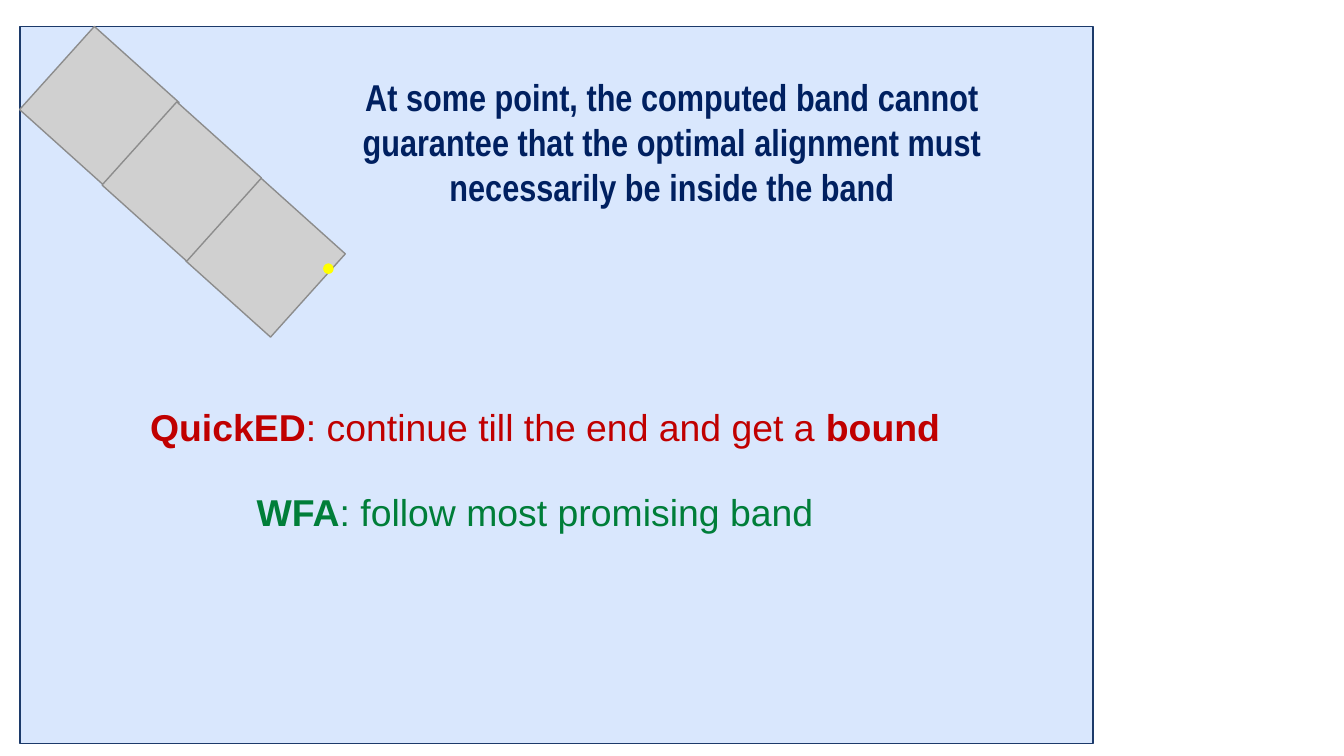
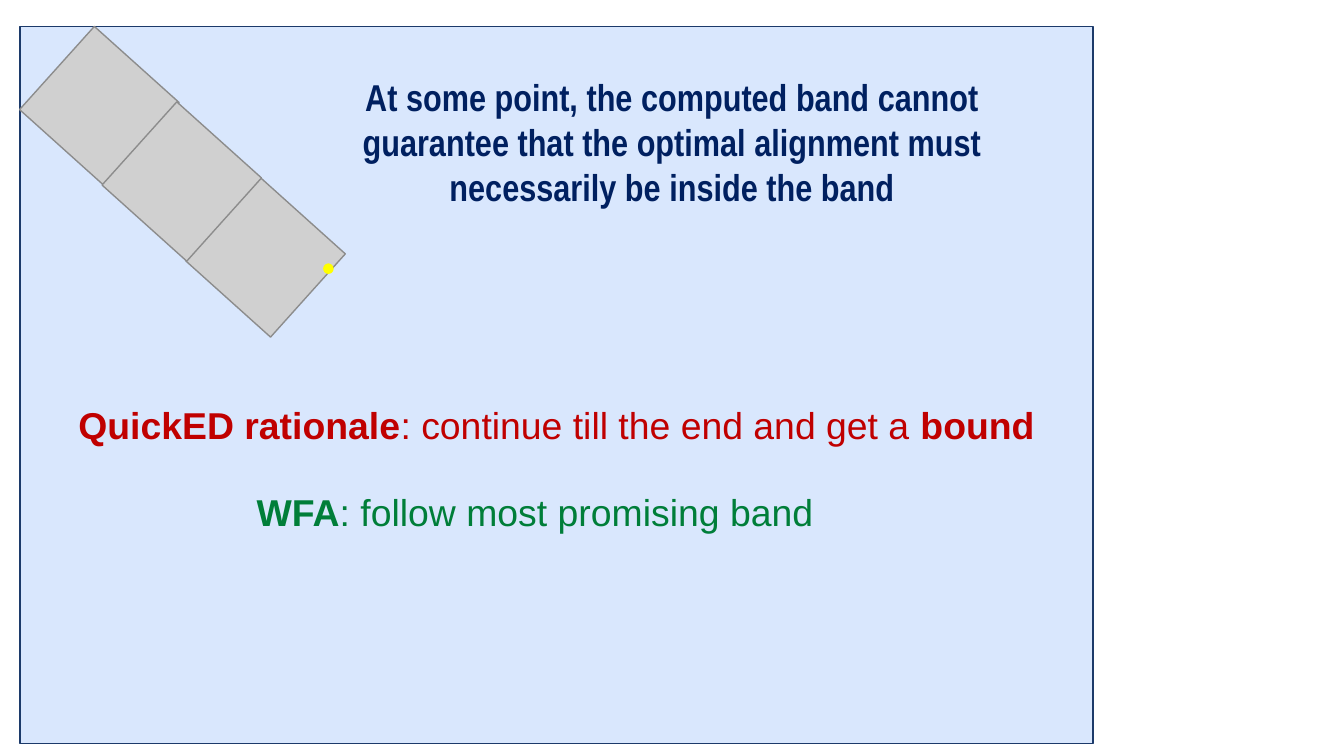
Before and after one commit to JCMoure/TiledWFA, a slide deck: slide 2 of TiledWFA.pptx. Drawn at 1344x756 pixels with LibreOffice and Linux fonts; fonts in the diff are those of the drawing; grey boxes stand for pictures; background and template pictures are left out. Boxes give left, top, right and bottom in pixels: in the first picture for what was removed or moved away, otherwise in the second. Text is boxed around its words. In the diff, an @@ line names an element or a change of style, - is before the commit and + after.

```diff
--- a/TiledWFA.pptx
+++ b/TiledWFA.pptx
@@ text at (78,412,1034,446): text changed @@
-QuickED: continue till the end and get a bound
+QuickED rationale: continue till the end and get a bound
```
Also in this commit, not shown: 1 other slide changed, 2 slides added, 2 other files.
